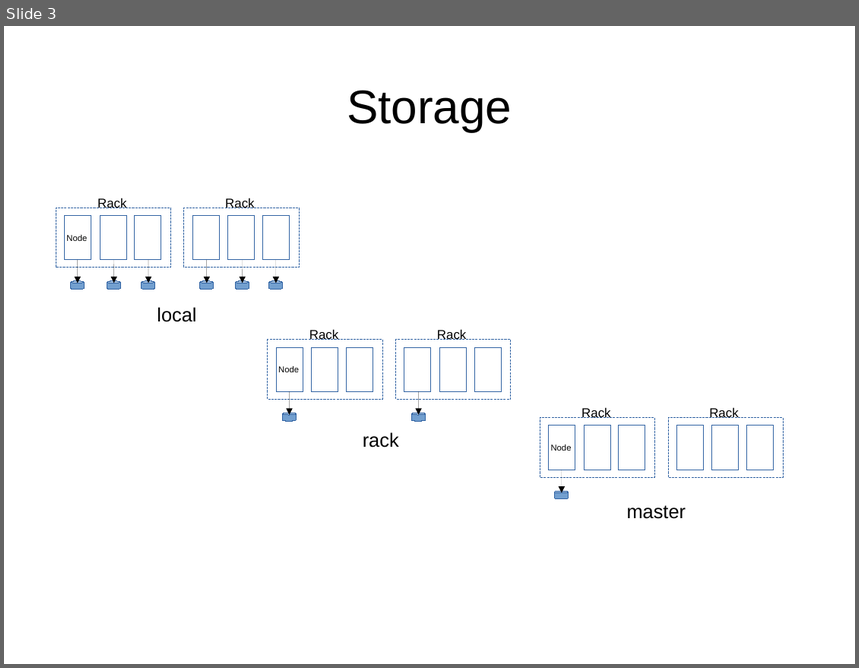
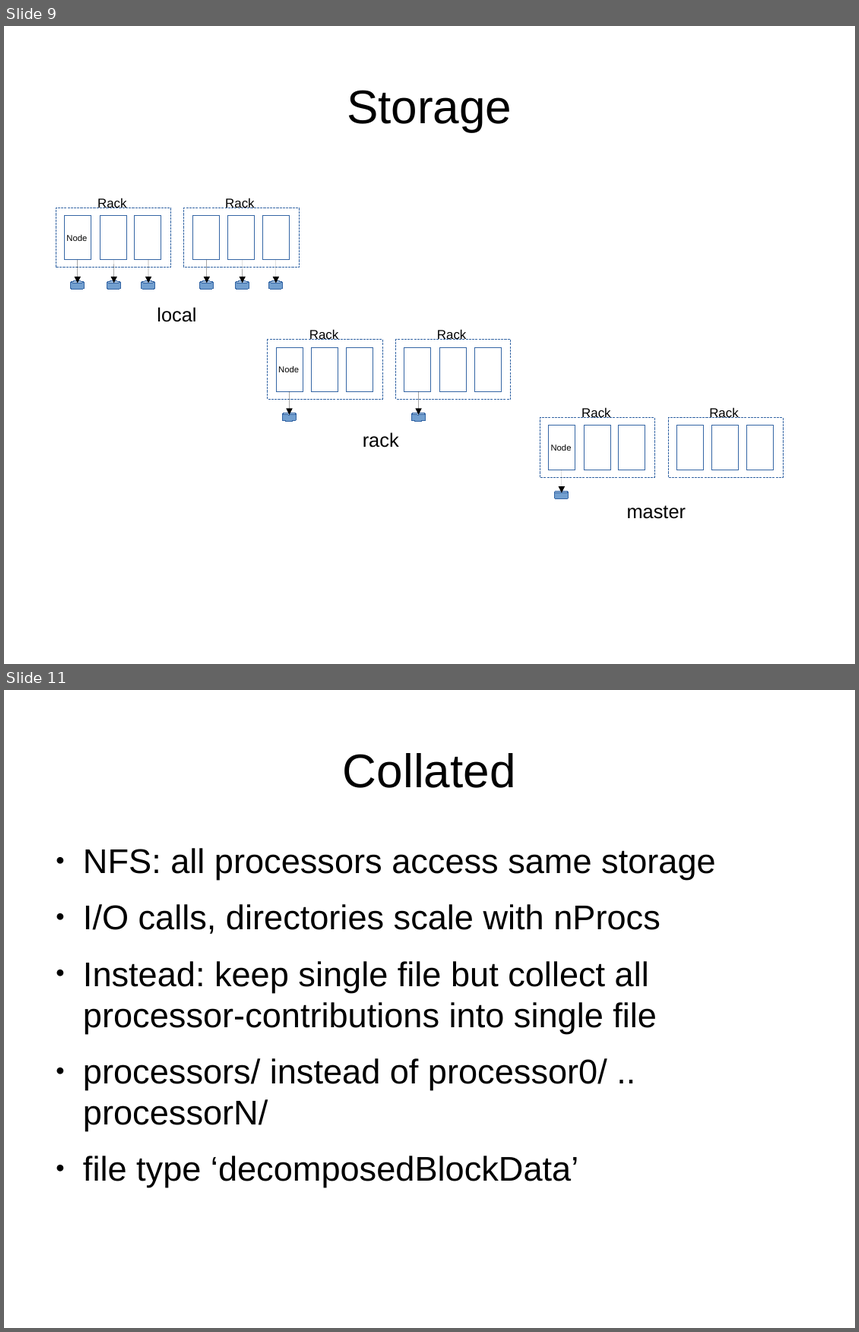
Before and after one commit to mattijsjanssens/mattijs-extensions, a slide deck: doc/Notes/GlobalFile_UGM2017/presentation.odp. Shown one above the other, each under a label of ours: slide 3 before the commit, slides 9 and 11 after it; the slides between them are not shown. The pictures are 859x668 and 859x1332 pixels, drawn with LibreOffice and Linux fonts; fonts in the diff are those of the drawing. Boxes give left, top, right and bottom in pixels: in the first picture for what was removed or moved away, otherwise in the second. Text is boxed around its words. In the diff, an @@ line names an element or a change of style, - is before the commit and + after.

```diff
--- a/doc/Notes/GlobalFile_UGM2017/presentation.odp
+++ b/doc/Notes/GlobalFile_UGM2017/presentation.odp
@@ slide 11 added at <box>4,690,855,1328</box>, background #FFFFFF @@
@@ title added at <box>343,753,516,788</box>, 44 pt, text #000000 @@
+Collated
@@ text added at <box>83,848,716,1188</box>, 32 pt, text #000000 @@
+● NFS: all processors access same storage
+● I/O calls, directories scale with nProcs
+● Instead: keep single file but collect all processor-contributions into single file
+● processors/ instead of processor0/ .. processorN/
+● file type ‘decomposedBlockData’
@@ what was slide 3 is now slide 9 @@
```
Also in this commit, not shown: 1 slide changed, 8 other slides added.
